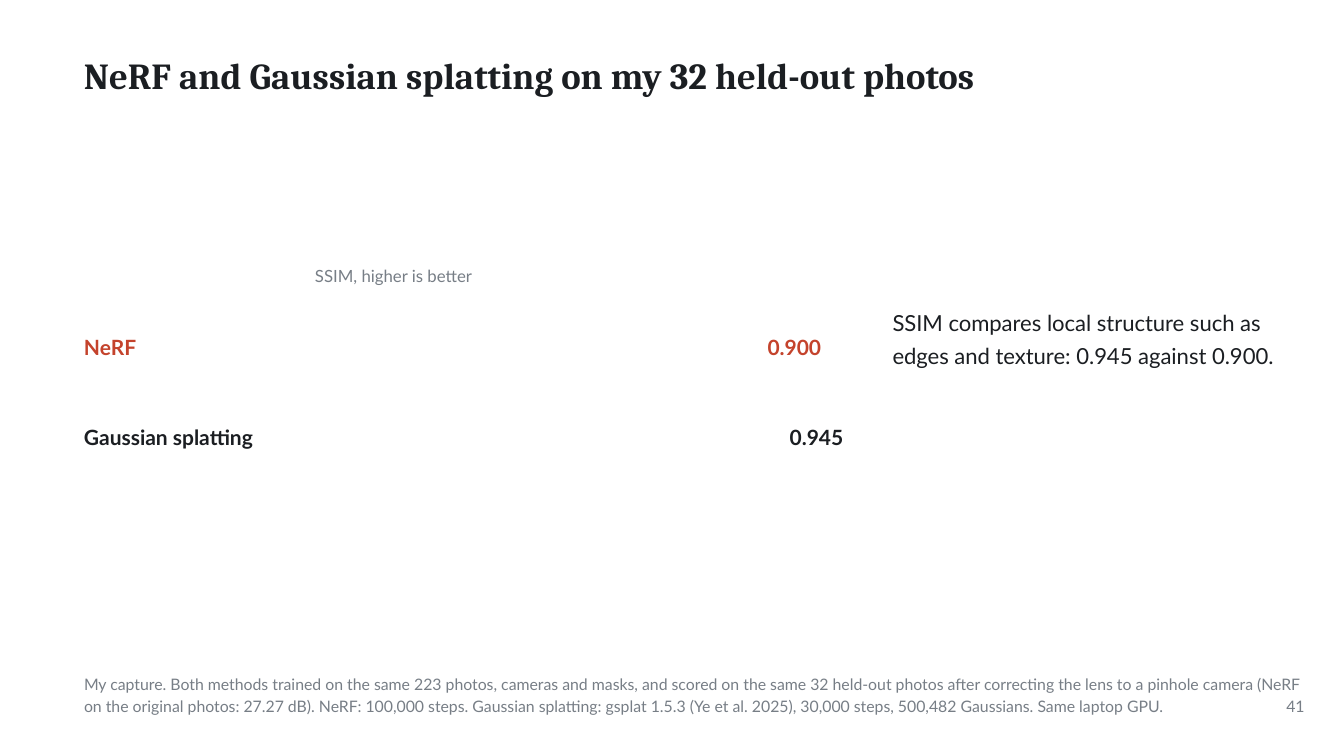
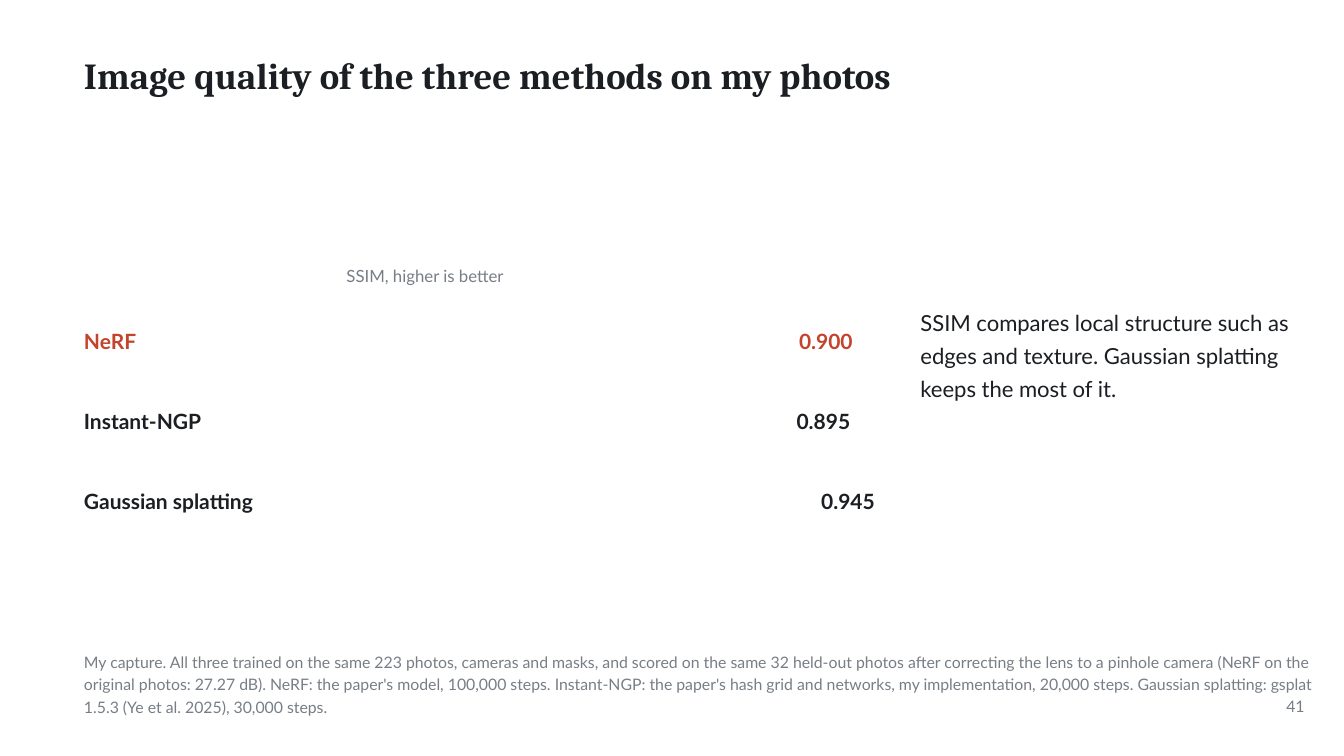
Before and after one commit to ertugrul-senturk/interactive-slides, a slide deck: slide 83 of public/decks/2026-11-nerf-neural-radiance-fields.pptx. Drawn at 1344x756 pixels with LibreOffice and Linux fonts; fonts in the diff are those of the drawing; background and template pictures are left out. Boxes give left, top, right and bottom in pixels: in the first picture for what was removed or moved away, otherwise in the second. Text is boxed around its words. In the diff, an @@ line names an element or a change of style, - is before the commit and + after.

```diff
--- a/public/decks/2026-11-nerf-neural-radiance-fields.pptx
+++ b/public/decks/2026-11-nerf-neural-radiance-fields.pptx
@@ text at [84, 63, 890, 97]: text changed @@
-NeRF and Gaussian splatting on my 32 held-out photos
+Image quality of the three methods on my photos
@@ text "SSIM, higher is better": place and size @@
-text "SSIM, higher is better" at [315, 269, 472, 285]
+text "SSIM, higher is better" at [346, 269, 504, 285]
@@ text "NeRF": place and size @@
-text "NeRF" at [84, 340, 136, 355]
+text "NeRF" at [84, 334, 136, 349]
@@ text "0.900": place and size @@
-text "0.900" at [768, 339, 822, 355]
+text "0.900" at [799, 333, 853, 349]
@@ text at [920, 314, 1288, 401]: text changed @@
-SSIM compares local structure such as
-edges and texture: 0.945 against 0.900.
+SSIM compares local structure such as
+edges and texture. Gaussian splatting
+keeps the most of it.
@@ text added at [84, 413, 201, 429], 15 pt, text #1B1E22, bold @@
+Instant-NGP
@@ text added at [797, 413, 851, 429], 15 pt, text #1B1E22, bold @@
+0.895
@@ text "Gaussian splatting": place and size @@
-text "Gaussian splatting" at [84, 429, 253, 449]
+text "Gaussian splatting" at [84, 493, 253, 513]
@@ text "0.945": place and size @@
-text "0.945" at [790, 429, 844, 445]
+text "0.945" at [821, 493, 875, 509]
@@ text at [84, 656, 1312, 716]: text changed @@
-My capture. Both methods trained on the same 223 photos, cameras and masks, and scored on the same 32 held-out photos after correcting the lens to a pinhole camera (NeRF
-on the original photos: 27.27 dB). NeRF: 100,000 steps. Gaussian splatting: gsplat 1.5.3 (Ye et al. 2025), 30,000 steps, 500,482 Gaussians. Same laptop GPU.
+My capture. All three trained on the same 223 photos, cameras and masks, and scored on the same 32 held-out photos after correcting the lens to a pinhole camera (NeRF on the
+original photos: 27.27 dB). NeRF: the paper's model, 100,000 steps. Instant-NGP: the paper's hash grid and networks, my implementation, 20,000 steps. Gaussian splatting: gsplat
+1.5.3 (Ye et al. 2025), 30,000 steps.
```
Also in this commit, not shown: 8 other slides changed, 3 slides added, 2 slides removed, 24 other files.
